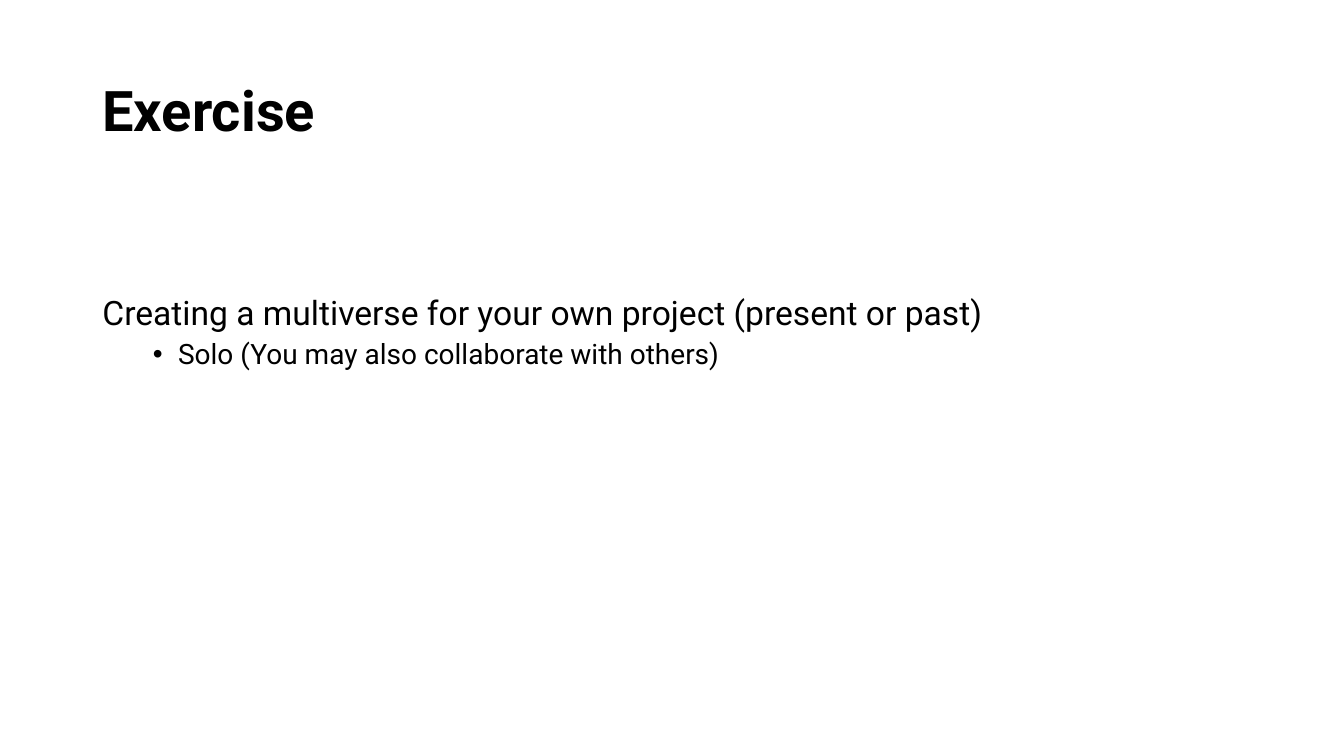
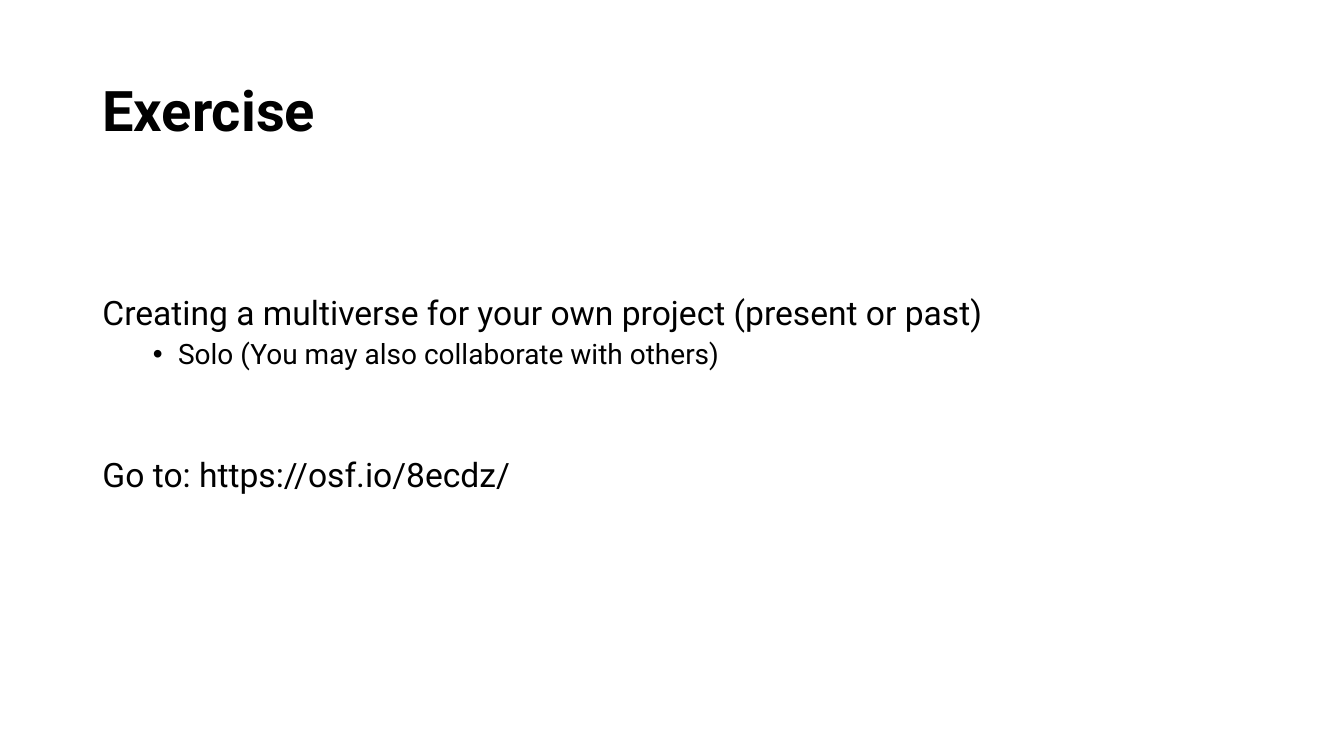
Before and after one commit to StefanVermeent/multiverse-workshop, a slide deck: slide 14 of Stanford_march_2024/intro-to-multiverse.pptx (slide 13 before the commit). Drawn at 1344x756 pixels with LibreOffice and Linux fonts; fonts in the diff are those of the drawing. Boxes give left, top, right and bottom in pixels: in the first picture for what was removed or moved away, otherwise in the second. Text is boxed around its words. In the diff, an @@ line names an element or a change of style, - is before the commit and + after.

```diff
--- a/Stanford_march_2024/intro-to-multiverse.pptx
+++ b/Stanford_march_2024/intro-to-multiverse.pptx
@@ text at (x1=102, y1=461, x2=510, y2=494): paragraph added @@
+Go to: https://osf.io/8ecdz/
```
Also in this commit, not shown: 3 other slides changed, 2 slides added, 1 slide removed.
